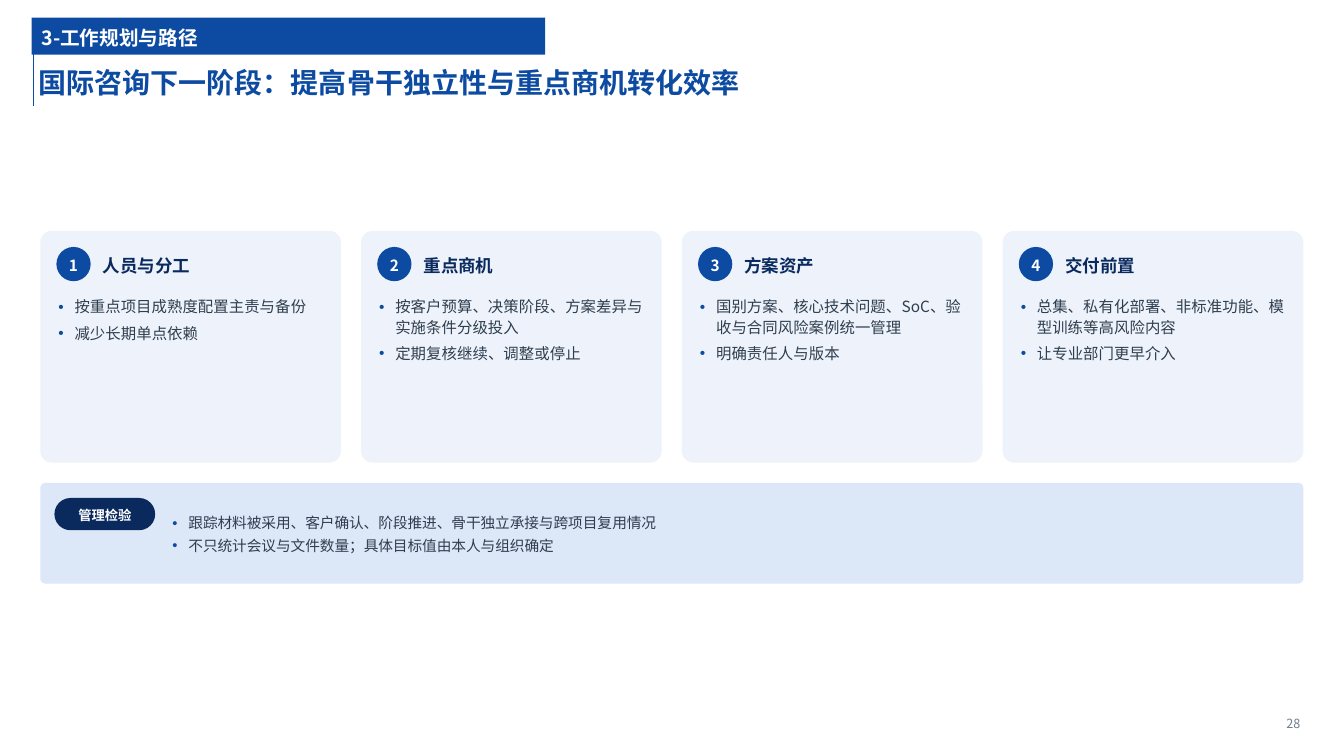
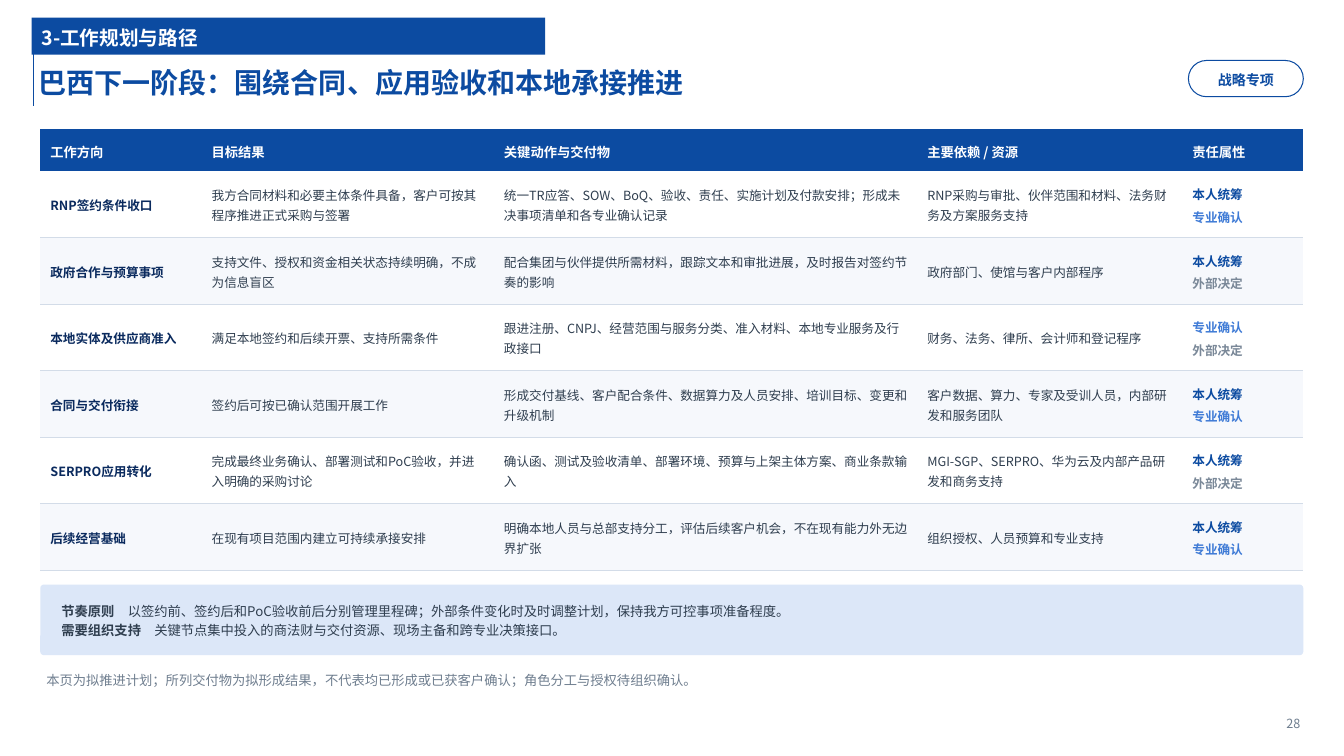
Before and after one commit to chyhcs/wyyh, a slide deck: slide 28 of 干部试用期转正述职-陈昊.pptx. Drawn at 1344x756 pixels with LibreOffice and Linux fonts; fonts in the diff are those of the drawing. Boxes give left, top, right and bottom in pixels: in the first picture for what was removed or moved away, otherwise in the second. Text is boxed around its words. In the diff, an @@ line names an element or a change of style, - is before the commit and + after.

```diff
--- a/干部试用期转正述职-陈昊.pptx
+++ b/干部试用期转正述职-陈昊.pptx
@@ title at (38, 69, 683, 96): text changed @@
-国际咨询下一阶段：提高骨干独立性与重点商机转化效率
+巴西下一阶段：围绕合同、应用验收和本地承接推进
@@ rounded rectangle added at (1189, 60, 1304, 97), fill #FFFFFF, outline #0C4BA1 0.75 pt, 10 pt, text #0C4BA1, bold @@
+战略专项
@@ table added at (40, 129, 1304, 571), 7 rows, 5 columns @@
+工作方向 | 目标结果 | 关键动作与交付物 | 主要依赖 / 资源 | 责任属性
+RNP签约条件收口 | 我方合同材料和必要主体条件具备，客户可按其程序推进正式采购与签署 | 统一TR应答、SOW、BoQ、验收、责任、实施计划及付款安排；形成未决事项清单和各专业确认记录 | RNP采购与审批、伙伴范围和材料、法务财务及方案服务支持 | 本人统筹 / 专业确认
+政府合作与预算事项 | 支持文件、授权和资金相关状态持续明确，不成为信息盲区 | 配合集团与伙伴提供所需材料，跟踪文本和审批进展，及时报告对签约节奏的影响 | 政府部门、使馆与客户内部程序 | 本人统筹 / 外部决定
+本地实体及供应商准入 | 满足本地签约和后续开票、支持所需条件 | 跟进注册、CNPJ、经营范围与服务分类、准入材料、本地专业服务及行政接口 | 财务、法务、律所、会计师和登记程序 | 专业确认 / 外部决定
+合同与交付衔接 | 签约后可按已确认范围开展工作 | 形成交付基线、客户配合条件、数据算力及人员安排、培训目标、变更和升级机制 | 客户数据、算力、专家及受训人员，内部研发和服务团队 | 本人统筹 / 专业确认
+SERPRO应用转化 | 完成最终业务确认、部署测试和PoC验收，并进入明确的采购讨论 | 确认函、测试及验收清单、部署环境、预算与上架主体方案、商业条款输入 | MGI-SGP、SERPRO、华为云及内部产品研发和商务支持 | 本人统筹 / 外部决定
+后续经营基础 | 在现有项目范围内建立可持续承接安排 | 明确本地人员与总部支持分工，评估后续客户机会，不在现有能力外无边界扩张 | 组织授权、人员预算和专业支持 | 本人统筹 / 专业确认
@@ rounded rectangle removed at (40, 231, 341, 463) @@
@@ rounded rectangle removed at (361, 231, 661, 463) @@
@@ rounded rectangle removed at (682, 231, 982, 463) @@
@@ rounded rectangle removed at (1003, 231, 1304, 463) @@
@@ ellipse removed at (56, 247, 91, 281) @@
-1
@@ text removed at (103, 257, 190, 274) @@
-人员与分工
@@ ellipse removed at (377, 247, 411, 281) @@
-2
@@ text removed at (424, 257, 494, 274) @@
-重点商机
@@ ellipse removed at (698, 247, 732, 281) @@
-3
@@ text removed at (744, 257, 814, 274) @@
-方案资产
@@ ellipse removed at (1019, 247, 1054, 281) @@
-4
@@ text removed at (1065, 257, 1135, 274) @@
-交付前置
@@ text removed at (75, 299, 307, 340) @@
-• 按重点项目成熟度配置主责与备份
-• 减少长期单点依赖
@@ text removed at (395, 299, 642, 360) @@
-• 按客户预算、决策阶段、方案差异与实施条件分级投入
-• 定期复核继续、调整或停止
@@ text removed at (716, 299, 961, 360) @@
-• 国别方案、核心技术问题、SoC、验收与合同风险案例统一管理
-• 明确责任人与版本
@@ text removed at (1037, 299, 1284, 361) @@
-• 总集、私有化部署、非标准功能、模型训练等高风险内容
-• 让专业部门更早介入
@@ rounded rectangle removed at (54, 498, 155, 530) @@
-管理检验
@@ text removed at (188, 515, 656, 553) @@
-• 跟踪材料被采用、客户确认、阶段推进、骨干独立承接与跨项目复用情况
-• 不只统计会议与文件数量；具体目标值由本人与组织确定
@@ rounded rectangle: place and size @@
-rounded rectangle at (40, 483, 1304, 584)
+rounded rectangle at (40, 585, 1304, 655)
@@ text added at (61, 605, 790, 636), 9.5 pt, text #2F3E4F @@
+节奏原则 以签约前、签约后和PoC验收前后分别管理里程碑；外部条件变化时及时调整计划，保持我方可控事项准备程度。
+需要组织支持 关键节点集中投入的商法财与交付资源、现场主备和跨专业决策接口。
@@ text added at (46, 674, 696, 687), 9.5 pt, text #6F7E8F @@
+本页为拟推进计划；所列交付物为拟形成结果，不代表均已形成或已获客户确认；角色分工与授权待组织确认。
```
Also in this commit, not shown: 25 other slides changed, 7 slides added, 6 slides removed, 2 other files.
